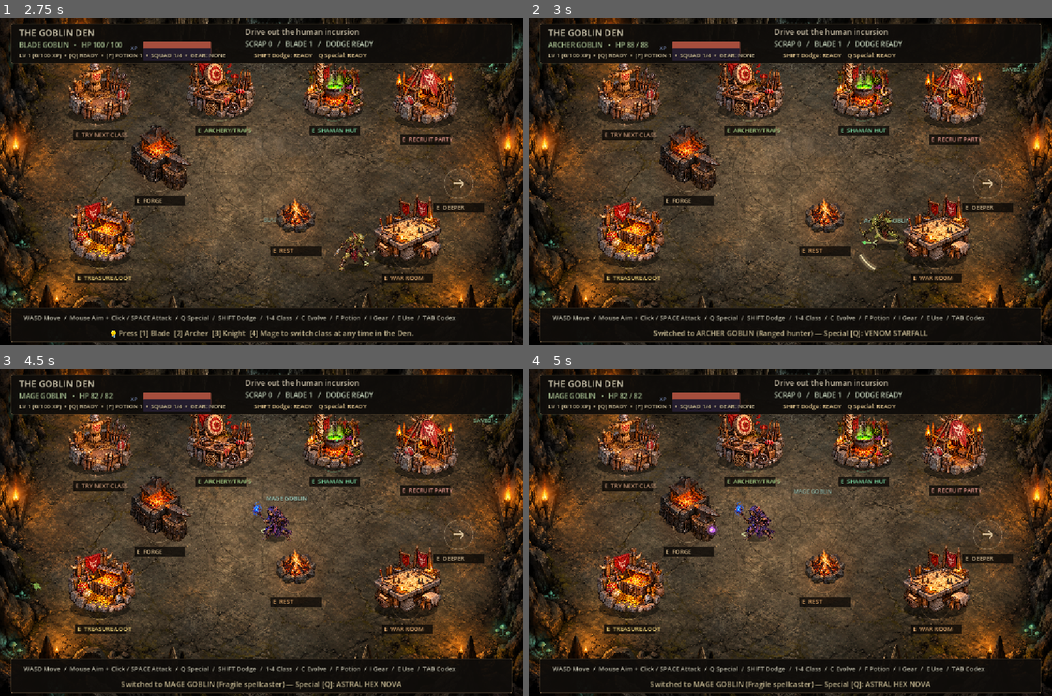
Above: before the commit, frames 1-4 (two rows, left to right).
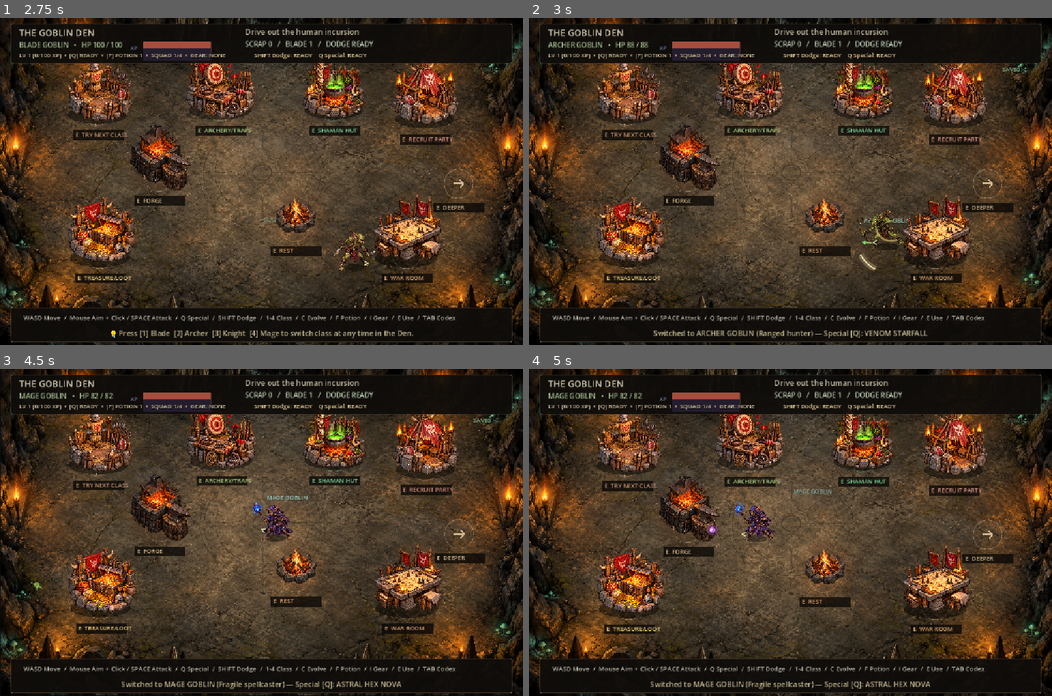
Above: after the commit, the same moments.

Repository: mds261/GoblinDen-RPG
Game: Godot game, scene res://scenes/main.tscn
Two runs of this game, one before a commit and one after it. Both use one fixed random seed, a clock stepped at 60 frames per second and the inputs below.
Inputs (mouse positions are in pixels of both pictures, inside the frame that each line leads up to):
- Up to frame 1 (2.75 s): tap Enter at 0.5 s; move the mouse to (376, 165) at 0.52 s; hold D (move_right) 0.53-1.28 s; tap Space (attack) at 0.6, 1.35, 2.3 s; click (376, 165) at 0.67 s; move the mouse to (156, 197) at 1.27 s; hold S (move_down) 1.28-2.03 s; move the mouse to (313, 109) at 2.02 s; hold D (move_right) from 2.03 s (still down); hold 1 (class_1) from 2.03 s (still down)
- Up to frame 2 (3 s): move the mouse to (764, 246) at 2.77 s; release D (move_right) at 2.78 s; release 1 (class_1) at 2.78 s; hold W (move_up) from 2.78 s (still down); tap 2 (class_2) at 2.85 s; click (764, 246) at 2.92 s
- Up to frame 3 (4.5 s): tap Space (attack) at 3.05, 3.8 s; move the mouse to (418, 581) at 3.52 s; release W (move_up) at 3.53 s; hold 3 (class_3) 3.53-4.28 s; hold A (move_left) from 3.53 s (still down); move the mouse to (104, 483) at 4.27 s; tap 4 (class_4) at 4.35 s
- Up to frame 4 (5 s): keep holding A (move_left); tap Space (attack) at 4.55 s

Frame 1 is identical in both runs. In frame 2, 0.4% of the frame differs, in the area x 13-87%, y 14-76%; in frame 3, 19%, in the area x 0-100%, y 0-100%; in frame 4, nothing differs.

Commit message:
Update Thornwood with camera fixes

Diff:
--- a/scripts/cave.gd
+++ b/scripts/cave.gd
@@ -64,7 +64,6 @@
 var pillar_bodies: Array[StaticBody2D] = []
 var perimeter_bodies: Array[StaticBody2D] = []
 var expanse_obstacle_bodies: Array[StaticBody2D] = []
-var expanse_foreground_layers: Array[Polygon2D] = []
 
 func _ready() -> void:
 	z_index = -1
@@ -83,8 +82,6 @@
 		pillar_bodies.append(pillar)
 	_create_expanse_obstacles()
 	_set_expanse_obstacles_active(false)
-	_create_expanse_foreground_layers()
-	_set_expanse_foreground_active(false)
 
 func _create_expanse_obstacles() -> void:
 	for index in range(expanse_obstacle_polygons.size()):
@@ -100,44 +97,6 @@
 	for body in expanse_obstacle_bodies:
 		body.collision_layer = 1 if active else 0
 		body.collision_mask = 2 if active else 0
-
-func _create_expanse_foreground_layers() -> void:
-	# These polygons re-project selected portions of the painted map above the
-	# actors. Their z-index is the prop's ground contact, so walking behind a
-	# pine, shrine, tent, or foreground cliff creates real visual depth while
-	# preserving the original painting exactly.
-	var layers := [
-		{"name": "WestTrailPine", "depth": 700, "points": PackedVector2Array([Vector2(210, 210), Vector2(120, 570), Vector2(170, 700), Vector2(410, 700), Vector2(450, 560), Vector2(330, 250)])},
-		{"name": "CentralOldGrowth", "depth": 650, "points": PackedVector2Array([Vector2(1030, 40), Vector2(855, 430), Vector2(900, 635), Vector2(1240, 650), Vector2(1370, 500), Vector2(1260, 90)])},
-		{"name": "WatchShrine", "depth": 825, "points": PackedVector2Array([Vector2(620, 485), Vector2(560, 690), Vector2(610, 815), Vector2(900, 835), Vector2(965, 700), Vector2(870, 505)])},
-		{"name": "HunterCamp", "depth": 500, "points": PackedVector2Array([Vector2(1390, 225), Vector2(1345, 390), Vector2(1390, 490), Vector2(1740, 500), Vector2(1780, 355), Vector2(1660, 230)])},
-		{"name": "EasternHighPines", "depth": 450, "points": PackedVector2Array([Vector2(1610, 15), Vector2(1490, 300), Vector2(1540, 445), Vector2(1930, 455), Vector2(2020, 300), Vector2(1930, 25)])},
-		{"name": "LowerWestCanopy", "depth": 1390, "points": PackedVector2Array([Vector2(0, 860), Vector2(80, 760), Vector2(260, 720), Vector2(480, 900), Vector2(760, 1230), Vector2(760, 1440), Vector2(0, 1440)])},
-		{"name": "LowerCenterPines", "depth": 1410, "points": PackedVector2Array([Vector2(540, 950), Vector2(720, 840), Vector2(1010, 1090), Vector2(1300, 1210), Vector2(1460, 1440), Vector2(560, 1440)])},
-		{"name": "WaterfallCliff", "depth": 1420, "points": PackedVector2Array([Vector2(1390, 1050), Vector2(1680, 900), Vector2(1870, 980), Vector2(2040, 760), Vector2(2304, 690), Vector2(2304, 1440), Vector2(1450, 1440)])}
-	]
-	var texture_scale := Vector2(
-		EXPANSE_WORLD_SIZE.x / float(THORNWOOD_EXPANSE_BACKGROUND.get_width()),
-		EXPANSE_WORLD_SIZE.y / float(THORNWOOD_EXPANSE_BACKGROUND.get_height())
-	)
-	for entry in layers:
-		var layer := Polygon2D.new()
-		layer.name = entry["name"]
-		layer.polygon = entry["points"]
-		var texture_uv := PackedVector2Array()
-		for point in layer.polygon:
-			texture_uv.append(Vector2(point.x / texture_scale.x, point.y / texture_scale.y))
-		layer.uv = texture_uv
-		layer.texture = THORNWOOD_EXPANSE_BACKGROUND
-		layer.z_as_relative = false
-		layer.z_index = int(entry["depth"])
-		layer.antialiased = true
-		add_child(layer)
-		expanse_foreground_layers.append(layer)
-
-func _set_expanse_foreground_active(active: bool) -> void:
-	for layer in expanse_foreground_layers:
-		layer.visible = active
 
 func _configure_world_perimeter(world_size: Vector2) -> void:
 	for body in perimeter_bodies:
@@ -167,7 +126,6 @@
 	room_index = index
 	_configure_world_perimeter(EXPANSE_WORLD_SIZE if room_index == EXPANSE_ROOM_INDEX else STANDARD_WORLD_SIZE)
 	_set_expanse_obstacles_active(room_index == EXPANSE_ROOM_INDEX)
-	_set_expanse_foreground_active(room_index == EXPANSE_ROOM_INDEX)
 	_rebuild_navigation()
 	queue_redraw()
 
--- a/scripts/combat_feedback.gd
+++ b/scripts/combat_feedback.gd
@@ -1,5 +1,6 @@
 extends Node
 ## Local hit feedback: short slowdown, bounded camera offset, synthesized cues.
+const CameraFX = preload("res://scripts/camera_fx.gd")
 var impact_time: float = 0.0
 var shake: float = 0.0
 var sound_cooldown: float = 0.0
@@ -31,9 +32,10 @@
 	if impact_time <= 0.0:
 		Engine.time_scale = 1.0
 	shake = move_toward(shake, 0.0, real_delta * 28.0)
-	var transform := Transform2D.IDENTITY
-	transform.origin = Vector2(sin(Time.get_ticks_msec() * 0.11), cos(Time.get_ticks_msec() * 0.087)) * shake
-	get_viewport().canvas_transform = transform
+	# NOTE: never write get_viewport().canvas_transform here. Camera2D drives that
+	# value to scroll the view, so overwriting it every frame pins the screen to
+	# the first frame in any area bigger than one screen (the Thornwood Expanse).
+	# Hit shake goes through the player's Camera2D offset instead (see impact()).
 	var player = get_parent().get_node_or_null("BladeGoblin")
 	if is_instance_valid(player):
 		var dodge := "READY" if player.dodge_cooldown <= 0.0 else "%.1fs" % player.dodge_cooldown
@@ -44,6 +46,9 @@
 	impact_time = 0.055 if heavy else 0.035
 	Engine.time_scale = 0.22
 	shake = maxf(shake, 3.0 if heavy else 1.5)
+	var cam := get_parent().get_node_or_null("BladeGoblin/Camera2D") as Camera2D
+	if is_instance_valid(cam):
+		CameraFX.shake(cam, 3.0 if heavy else 1.5, 0.12)
 	play_cue("hurt" if heavy else "hit")
 
 func play_cue(cue: String) -> void:
@@ -81,4 +86,3 @@
 		voice.stream = null
 	sounds.clear()
 	Engine.time_scale = 1.0
-	get_viewport().canvas_transform = Transform2D.IDENTITY
--- a/scripts/main.gd
+++ b/scripts/main.gd
@@ -329,6 +329,26 @@
 		camera.limit_bottom = 720
 	camera.reset_smoothing()
 	camera.force_update_scroll()
+
+# Safety net: in the open Expanse the camera must follow across the whole
+# 2304x1440 world. If anything left the room-sized limits (1152x720) in place,
+# the camera is pinned to the first screen, so re-apply the world bounds and
+# make sure the player's camera is the active one.
+func _sync_expanse_camera() -> void:
+	var camera: Camera2D = player.get_node_or_null("Camera2D")
+	if not is_instance_valid(camera):
+		return
+	var want_right := int(EXPANSE_WORLD_SIZE.x)
+	var want_bottom := int(EXPANSE_WORLD_SIZE.y)
+	if camera.limit_right != want_right or camera.limit_bottom != want_bottom or camera.limit_left != 0 or camera.limit_top != 0:
+		camera.limit_left = 0
+		camera.limit_top = 0
+		camera.limit_right = want_right
+		camera.limit_bottom = want_bottom
+	if not camera.enabled:
+		camera.enabled = true
+	if not camera.is_current():
+		camera.make_current()
 
 func _left_gate_position() -> Vector2:
 	return EXPANSE_RETURN_GATE if current_room == EXPANSE_ROOM_INDEX else LEFT_GATE
@@ -792,6 +812,8 @@
 		if auto_save_timer >= 30.0:
 			auto_save_timer = 0.0
 			_auto_save()
+	if current_room == EXPANSE_ROOM_INDEX:
+		_sync_expanse_camera()
 	if current_room == EXPANSE_ROOM_INDEX and player.hp > 0:
 		_update_expanse_discovery()
 	# Polish: keep XP bar in sync
--- a/scripts/player.gd
+++ b/scripts/player.gd
@@ -167,6 +167,10 @@
 	if dodge_time > 0.0:
 		velocity = dodge_direction * speed * 2.8
 	move_and_slide()
+	# The exterior disables camera smoothing. Force the scroll transform after
+	# movement so Web builds cannot display one frame (or more) of stale view.
+	if is_instance_valid(cam) and not cam.position_smoothing_enabled:
+		cam.force_update_scroll()
 	attack_buffer = maxf(0.0, attack_buffer - delta)
 	if Input.is_action_just_pressed("attack"):
 		attack_buffer = 0.14
--- a/tests/thornwood_expanse_test.gd
+++ b/tests/thornwood_expanse_test.gd
@@ -30,12 +30,16 @@
 	var camera: Camera2D = game.player.get_node("Camera2D")
 	check(camera.limit_right == 2304 and camera.limit_bottom == 1440, "Camera follows within the expanded world bounds")
 	check(camera.enabled and camera.is_current(), "Player camera is explicitly active")
+	check(not camera.position_smoothing_enabled, "Exterior camera responds immediately without smoothing lag")
+	check(game.EXPANSE_SPAWN.x >= 576.0 and game.EXPANSE_SPAWN.y >= 360.0, "Exterior spawn starts inside the camera tracking range")
 	game.player.position = Vector2(1500, 1000)
+	await physics_frame
+	check(camera.get_screen_center_position().x > 1000.0 and camera.get_screen_center_position().y > 700.0, "Exterior camera follows within one physics frame")
 	for frame in range(30):
 		await physics_frame
 	check(camera.get_screen_center_position().x > 1000.0 and camera.get_screen_center_position().y > 700.0, "Camera scrolls after the player leaves the first screen")
 	check(game.get_node("Cave").room_index == game.EXPANSE_ROOM_INDEX, "Expanded background is active")
-	check(game.get_node("Cave").expanse_foreground_layers.size() >= 8, "Painted foreground is split into depth-sorted occlusion layers")
+	check(game.get_node("Cave").get_children().all(func(child): return not child is Polygon2D), "No opaque foreground polygons can cover actors or combat effects")
 	check(game.get_node("Cave").navigation.region.size == Vector2i(96, 60), "Navigation grid scales to the exterior")
 	check(game.living_enemies() == 3, "Existing 2D combat patrols populate the exterior")
 	game.player.position = Vector2(770, 455)
Not shown, changed: scripts/combat_feedback.gd.uid
Not shown, changed: README.md
Not shown, changed: THORNWOOD_EXPANSE_UPDATE.md
Not shown, changed: docs/index.html
Not shown, changed: docs/index.js
Not shown, changed: docs/index.pck
Not shown, changed: docs/index.wasm
